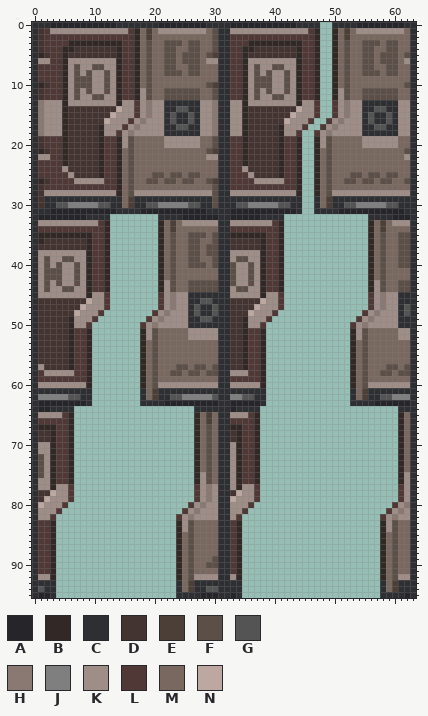
Sprite sheet, stored at Resources/Textures/Structures/Doors/Airlocks/Standard/juridical.rsi/opening.png. This is how it looked before the edit.
The file is 64x96 pixels. Colours within 5 levels of each other are drawn and written as one.
Palette (. is transparent): A #25252a  B #322927  C #2e2f33  D #433331  E #4b3f37  F #5c4f48  G #545454  H #8a7973  J #7f7f7f  K #9f8e88  L #4f3835  M #79685f  N #bca8a1
The result:
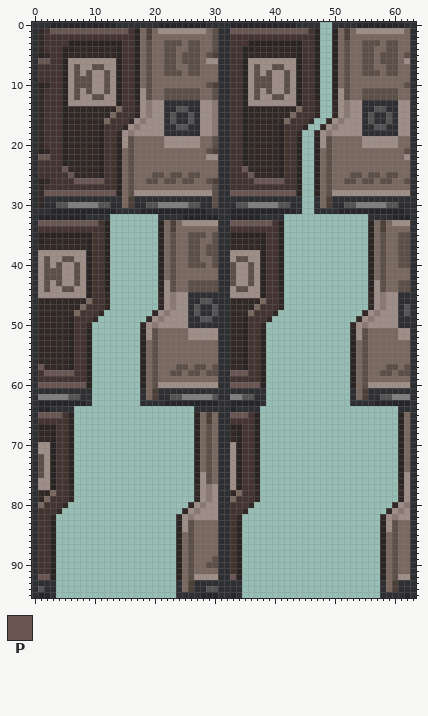
Colours new in this view: P #695653
Change:
@@ palette @@
-B #322927
+B #2a2423
-D #433331
+D #322927
-L #4f3835
+L #433331
@@ x 0..63 @@
  0 CCCAAAAAAAAAAACCCCCCCAAAAAAAACCCCAAAAAAAAAAACCCC..CCCCAAAAAAAACC
- 1 CDLKKKKKKKKKKKKKLBMEMKKKKKKKKMFCCKKKKKKKKKKKKKLB..BMEMKKKKKKKKMC
+ 1 CDLPPPPPPPPPPPPPLBMEMKKKKKKKKMFCCPPPPPPPPPPPPPLB..BMEMKKKKKKKKMC
  2 CDLLLLLLLLLLLLLLLBMEMMMMMMMMMMFCCLLLLLLLLLLLLLLB..BMEMMMMMMMMMMC
@@ x 0..4 @@
  5 CBDLL
- 6 CKKLL
+ 6 CPPLL
  7 CLLLL
@@ x 0..63 @@
 12 CDLLLBKFKKFFKKBLLBKFMMFFFFFFMMFCCLLBKFKKFFKKBLLB..BKFMMFFFFFFMMC
-13 CHKKKBKKKKKKKKBKKLKHKKCCCCCCKKHCCKKBKKKKKKKKBKKL..LKHKKCCCCCCKKC
-14 CHKKKBDDDDDDDDNKKLKHKKCCGGCCKKHCCKKBDDDDDDDDNKKL..LKHKKCCGGCCKKC
-15 CHKKKBDDDDDDDNKKKLKHKKCGCCGCKKHCCKKBDDDDDDDNKKKL..LKHKKCGCCGCKKC
-16 CHKKKBDDDDDDNKKKLKHKKKCGCCGCKKHCCKKBDDDDDDNKKKL..LKHKKKCGCCGCKKC
-17 CHKKKBDDDDDBKKKLKHKKKKCCGGCCKKHCCKKBDDDDDBKKKL..LKHKKKKCCGGCCKKC
-18 CHKKKBDDDDDBKKLKHKKKKKCCCCCCKKHCCKKBDDDDDBKKL..LKHKKKKKCCCCCCKKC
+13 CDLLLBKKKKKKKKBLLDKHKKCCCCCCKKHCCLLBKKKKKKKKBLLD..DKHKKCCCCCCKKC
+14 CDLLLBDDDDDDDDMLLDKHKKCCGGCCKKHCCLLBDDDDDDDDMLLD..DKHKKCCGGCCKKC
+15 CDLLLBDDDDDDDMLLLDKHKKCGCCGCKKHCCLLBDDDDDDDMLLLD..DKHKKCGCCGCKKC
+16 CDLLLBDDDDDDMLLLDKHKKKCGCCGCKKHCCLLBDDDDDDMLLLD..DKHKKKCGCCGCKKC
+17 CDLLLBDDDDDBLLLDKHKKKKCCGGCCKKHCCLLBDDDDDBLLLD..DKHKKKKCCGGCCKKC
+18 CDLLLBDDDDDBLLDKHKKKKKCCCCCCKKHCCLLBDDDDDBLLD..DKHKKKKKCCCCCCKKC
 19 CDLLLBDDDDDBLLBKFMMMMMKKKKKKMMFCCLLBDDDDDBLLB..BKFMMMMMKKKKKKMMC
@@ x 0..63 @@
 21 CBDLLBDDDDDBLLBMFMMMMMMMMMMMMFECCLLBDDDDDBLLB..BMFMMMMMMMMMMMMFC
-22 CKKLLBDDDDDBLLBMFMMMMMMMMMMMMKKCCLLBDDDDDBLLB..BMFMMMMMMMMMMMMKC
+22 CPPLLBDDDDDBLLBMFMMMMMMMMMMMMKKCCLLBDDDDDBLLB..BMFMMMMMMMMMMMMKC
 23 CLLLLBDDDDDBLLBMFMMMMMMMMMMMMMMCCLLBDDDDDBLLB..BMFMMMMMMMMMMMMMC
-24 CLLLLKDDDDDBLLBMFMMMMMMMMMMMMMMCCLLKDDDDDBLLB..BMFMMMMMMMMMMMMMC
-25 CLLLLLKDDDDBLLBMFMMMFFMFFMFFMMMCCLLLKDDDDBLLB..BMFMMMFFMFFMFFMMC
-26 CBDLLLLKKKKKLLBMFMMFFMFFMFFMMFECCLLLLKKKKKLLB..BMFMMFFMFFMFFMMFC
+24 CLLLLPDDDDDBLLBMFMMMMMMMMMMMMMMCCLLPDDDDDBLLB..BMFMMMMMMMMMMMMMC
+25 CLLLLLPDDDDBLLBMFMMMFFMFFMFFMMMCCLLLPDDDDBLLB..BMFMMMFFMFFMFFMMC
+26 CBDLLLLPPPPPLLBMFMMFFMFFMFFMMFECCLLLLPPPPPLLB..BMFMMFFMFFMFFMMFC
 27 CDLLLLLLLLLLLLBMFMMMMMMMMMMMMMFCCLLLLLLLLLLLB..BMFMMMMMMMMMMMMMC
-28 CDKKKKKKKKKKKKBMFKKKKKKKKKKKKKFCCKKKKKKKKKKKB..BMFKKKKKKKKKKKKKC
+28 CDPPPPPPPPPPPPBMFKKKKKKKKKKKKKFCCPPPPPPPPPPPB..BMFKKKKKKKKKKKKKC
 29 CDCCCCCCCCCCCCCMECCCCCCCCCCCCCFCCCCCCCCCCCCCC..CMECCCCCCCCCCCCCC
@@ x 0..41 @@
 32 CAAAAAAAACCCC........CCCCAAAAAACCAAAAACCCC
-33 CKKKKKKKKKKLB........BMEMKKKKKKCCKKKKKKKLB
+33 CPPPPPPPPPPLB........BMEMKKKKKKCCPPPPPPPLB
 34 CLLLLLLLLLLLB........BMEMMMMMMMCCLLLLLLLLB
@@ x 0..63 @@
 44 CKFKKFFKKBLLB........BKFMMFFFFFCCKFFKKBLLB..............BKFMMFFC
-45 CKKKKKKKKBKKL........LKHKKCCCCCCCKKKKKBKKL..............LKHKKCCC
-46 CDDDDDDDDNKKL........LKHKKCCGGCCCDDDDDNKKL..............LKHKKCCC
-47 CDDDDDDDNKKKL........LKHKKCGCCGCCDDDDNKKKL..............LKHKKCGC
-48 CDDDDDDNKKKL........LKHKKKCGCCGCCDDDNKKKL..............LKHKKKCGC
-49 CDDDDDBKKKL........LKHKKKKCCGGCCCDDBKKKL..............LKHKKKKCCC
-50 CDDDDDBKKL........LKHKKKKKCCCCCCCDDBKKL..............LKHKKKKKCCC
+45 CKKKKKKKKBLLD........DKHKKCCCCCCCKKKKKBLLD..............DKHKKCCC
+46 CDDDDDDDDMLLD........DKHKKCCGGCCCDDDDDMLLD..............DKHKKCCC
+47 CDDDDDDDMLLLD........DKHKKCGCCGCCDDDDMLLLD..............DKHKKCGC
+48 CDDDDDDMLLLD........DKHKKKCGCCGCCDDDMLLLD..............DKHKKKCGC
+49 CDDDDDBLLLD........DKHKKKKCCGGCCCDDBLLLD..............DKHKKKKCCC
+50 CDDDDDBLLD........DKHKKKKKCCCCCCCDDBLLD..............DKHKKKKKCCC
 51 CDDDDDBLLB........BKFMMMMMKKKKKCCDDBLLB..............BKFMMMMMKKC
@@ x 0..39 @@
 56 CDDDDDBLLB........BMFMMMMMMMMMMCCDDBLLB.
-57 CKDDDDBLLB........BMFMMMFFMFFMFCCDDBLLB.
-58 CLKKKKKLLB........BMFMMFFMFFMFFCCKKKLLB.
+57 CPDDDDBLLB........BMFMMMFFMFFMFCCDDBLLB.
+58 CLPPPPPLLB........BMFMMFFMFFMFFCCPPPLLB.
 59 CLLLLLLLLB........BMFMMMMMMMMMMCCLLLLLB.
-60 CKKKKKKKKB........BMFKKKKKKKKKKCCKKKKKB.
+60 CPPPPPPPPB........BMFKKKKKKKKKKCCPPPPPB.
 61 CCCCCCCCCC........CMECCCCCCCCCCCCCCCCCC.
@@ x 0..37 @@
 64 CAACCCC....................CCCCCCACCCC
-65 CKKKKLB....................BMEMCCKKKLB
+65 CPPPPLB....................BMEMCCPPPLB
 66 CLLLLLB....................BMEMCCLLLLB
@@ x 0..63 @@
 76 CKKBLLB....................BKFMCCKBLLB.......................BKC
-77 CKKBKKL....................LKHKCCKBKKL.......................LKC
-78 CDDNKKL....................LKHKCCDNKKL.......................LKC
-79 CDNKKKL....................LKHKCCNKKKL.......................LKC
-80 CNKKKL....................LKHKKCCKKKL.......................LKHC
-81 CKKKL....................LKHKKKCCKKL.......................LKHKC
-82 CKKL....................LKHKKKKCCKL.......................LKHKKC
+77 CKKBLLD....................DKHKCCKBLLD.......................DKC
+78 CDDMLLD....................DKHKCCDMLLD.......................DKC
+79 CDMLLLD....................DKHKCCMLLLD.......................DKC
+80 CMLLLD....................DKHKKCCLLLD.......................DKHC
+81 CLLLD....................DKHKKKCCLLD.......................DKHKC
+82 CLLD....................DKHKKKKCCLD.......................DKHKKC
 83 CLLB....................BKFMMMMCCLB.......................BKFMMC
@@ x 0..35 @@
 91 CLLB....................BMFMMMMCCLB.
-92 CKKB....................BMFKKKKCCKB.
+92 CPPB....................BMFKKKKCCPB.
 93 CCCC....................CMECCCCCCCC.
Where, in picture pixels (left, top, right, bottom), the same in both pictures:
changed: (38, 28, 140, 580)
changed: (230, 28, 338, 196)
changed: (140, 220, 164, 388)
changed: (230, 220, 284, 580)
changed: (350, 220, 374, 388)
changed: (176, 412, 200, 580)
changed: (380, 412, 404, 580)
